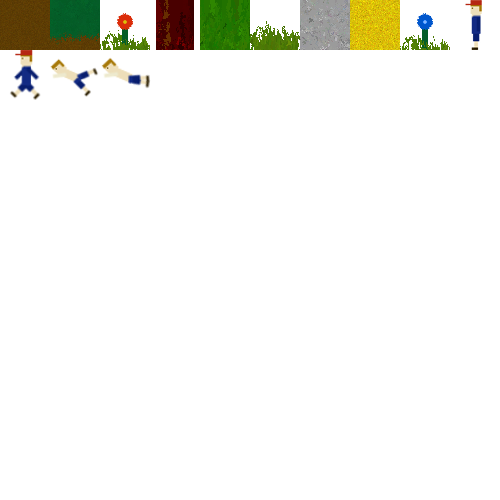
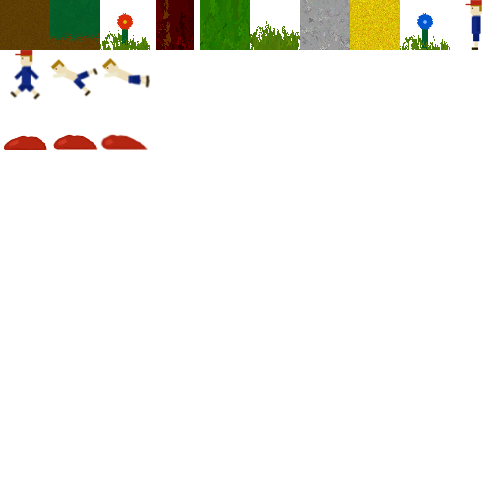
Before/after of a 500x500 layered artwork. What changed in the layer stack:
added group "bubble #6" with 2 layers above "bubble #5" over [left=100, top=133, right=149, bottom=150]
added layer "bubble #7" in group "bubble #6" over [left=100, top=133, right=149, bottom=150]
added group "bubble #5" with 2 layers above "bubble" over [left=53, top=134, right=98, bottom=150]
added layer "bubble #3" in group "bubble #5" over [left=53, top=134, right=98, bottom=150]
added group "bubble" with 2 layers above "player_swim #1" over [left=3, top=135, right=47, bottom=150]
added layer "bubble #2" in group "bubble" over [left=3, top=135, right=47, bottom=150]
